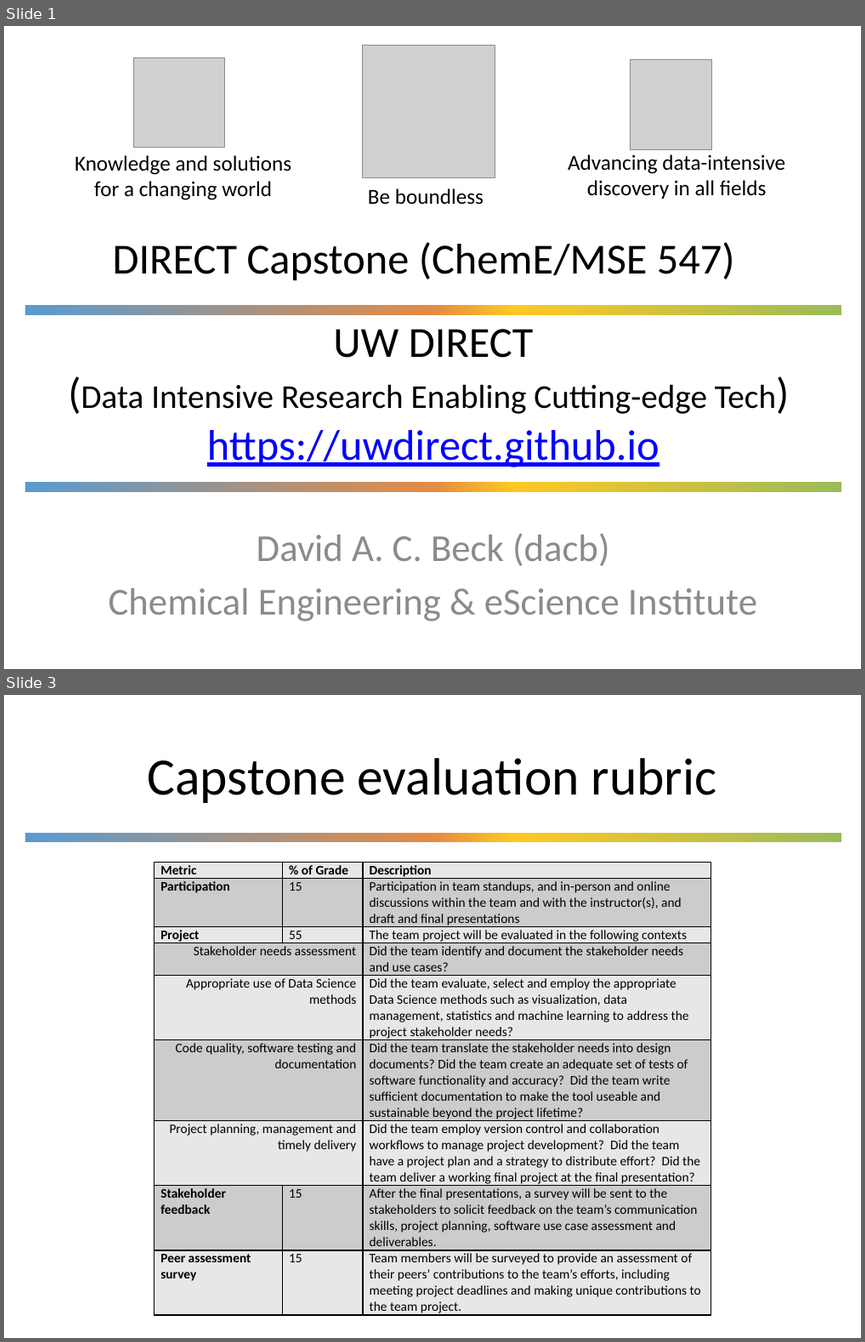
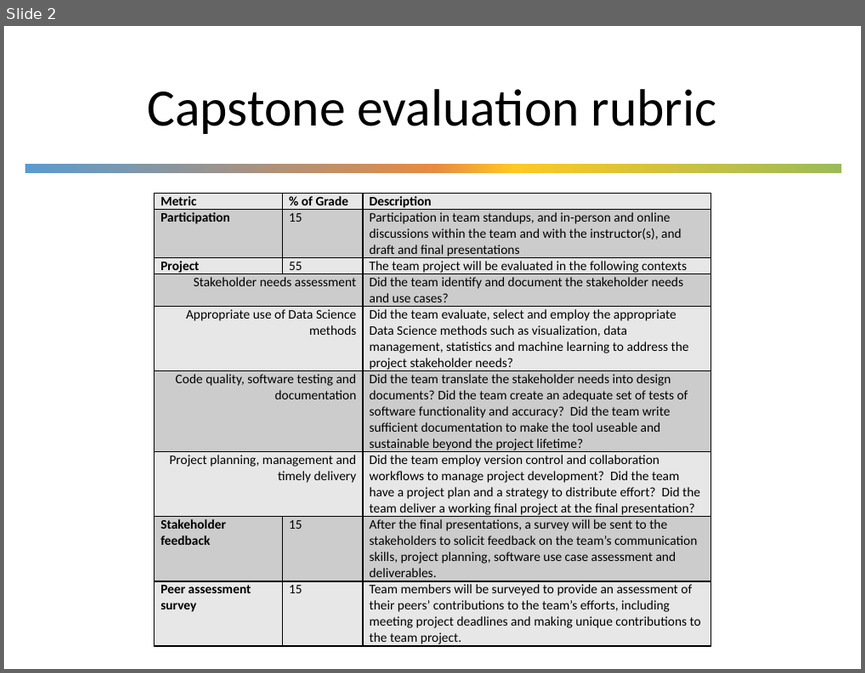
Before and after one commit to UWDIRECT/UWDIRECT.github.io, a slide deck: Capstone547_Overview.pptx. Shown one above the other, each under a label of ours: slides 1 and 3 before the commit, slide 2 after it; the slides between them are not shown. The pictures are 865x1342 and 865x673 pixels, drawn with LibreOffice and Linux fonts; fonts in the diff are those of the drawing; grey boxes stand for pictures; background and template pictures are left out. Boxes give left, top, right and bottom in pixels: in the first picture for what was removed or moved away, otherwise in the second. Text is boxed around its words. In the diff, an @@ line names an element or a change of style, - is before the commit and + after.

```diff
--- a/Capstone547_Overview.pptx
+++ b/Capstone547_Overview.pptx
@@ slide 1 removed at (4, 26, 861, 669), background #FFFFFF @@
@@ rectangle removed at (4, 44, 861, 177) @@
@@ picture removed at (362, 45, 495, 177) @@
@@ picture removed at (134, 57, 225, 147) @@
@@ picture removed at (630, 59, 712, 150) @@
@@ text removed at (75, 155, 292, 200) @@
-Knowledge and solutions for a changing world
@@ text removed at (568, 154, 785, 199) @@
-Advancing data-intensive discovery in all fields
@@ text removed at (368, 188, 483, 204) @@
-Be boundless
@@ title removed at (113, 242, 735, 280) @@
-DIRECT Capstone (ChemE/MSE 547)
@@ rectangle removed at (25, 305, 841, 315) @@
@@ text removed at (81, 329, 776, 467) @@
-UW DIRECT
-(Data Intensive Research Enabling Cutting-edge Tech)
-https://uwdirect.github.io
@@ rectangle removed at (25, 482, 841, 492) @@
@@ subtitle removed at (109, 533, 757, 621) @@
-David A. C. Beck (dacb)
-Chemical Engineering & eScience Institute
@@ what was slide 3 is now slide 2 @@
```
Also in this commit, not shown: 4 slides changed, 1 slide added, 5 other slides removed.
